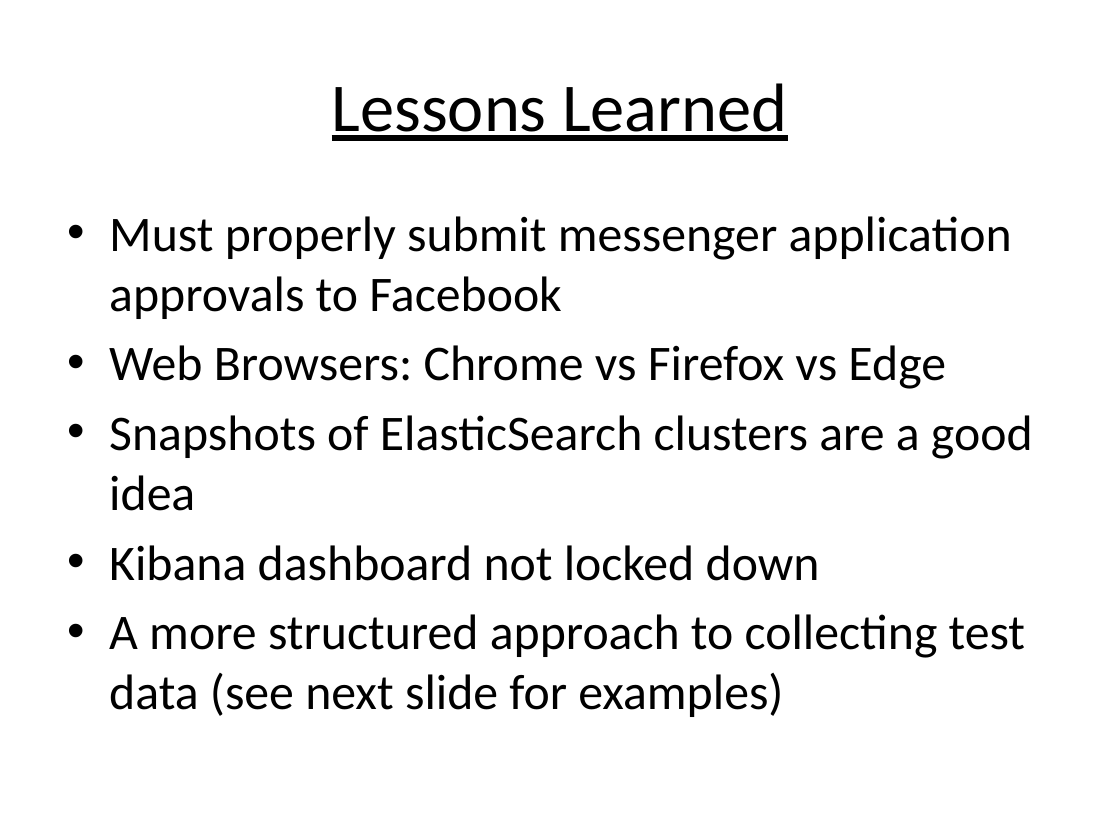
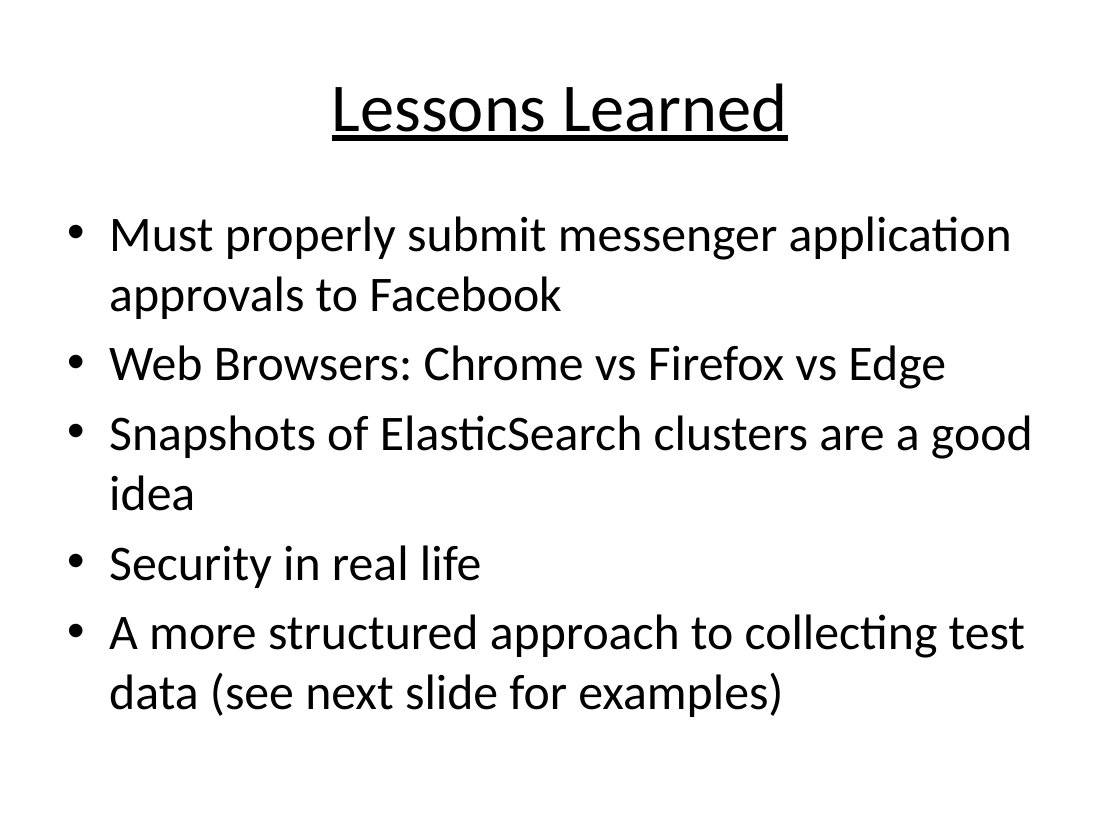
Before and after one commit to Tom-a-Hawk/serverless-chatbot, a slide deck: slide 20 of Presentation-ChatBot_Project.pptx (slide 19 before the commit). Drawn at 1120x840 pixels with LibreOffice and Linux fonts; fonts in the diff are those of the drawing. Boxes give left, top, right and bottom in pixels: in the first picture for what was removed or moved away, otherwise in the second. Text is boxed around its words. In the diff, an @@ line names an element or a change of style, - is before the commit and + after.

```diff
--- a/Presentation-ChatBot_Project.pptx
+++ b/Presentation-ChatBot_Project.pptx
@@ text at [109, 545, 481, 588]: text changed @@
-• Kibana dashboard not locked down
+• Security in real life
```
Also in this commit, not shown: 5 other slides changed, 2 slides added.
